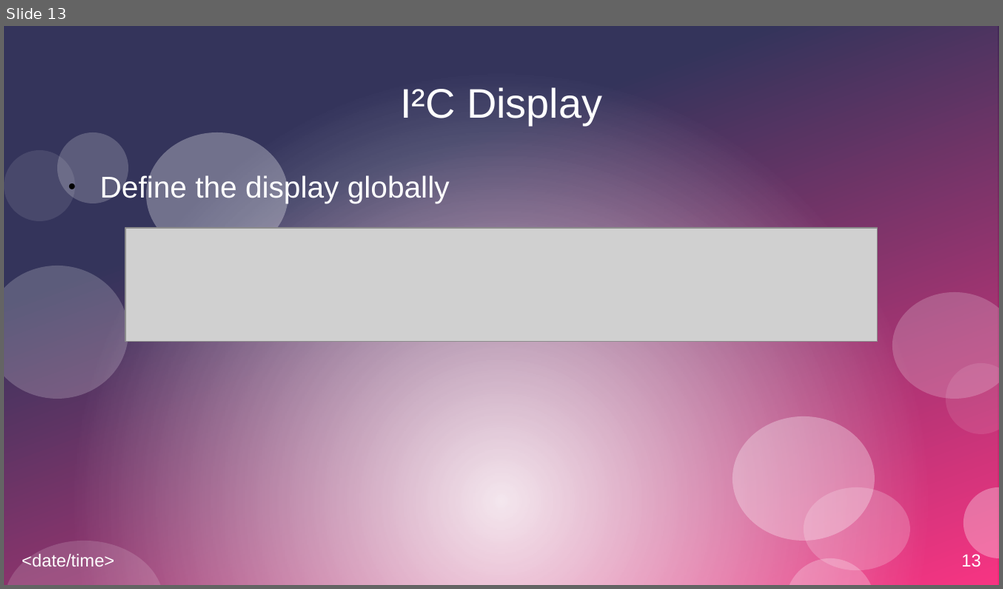
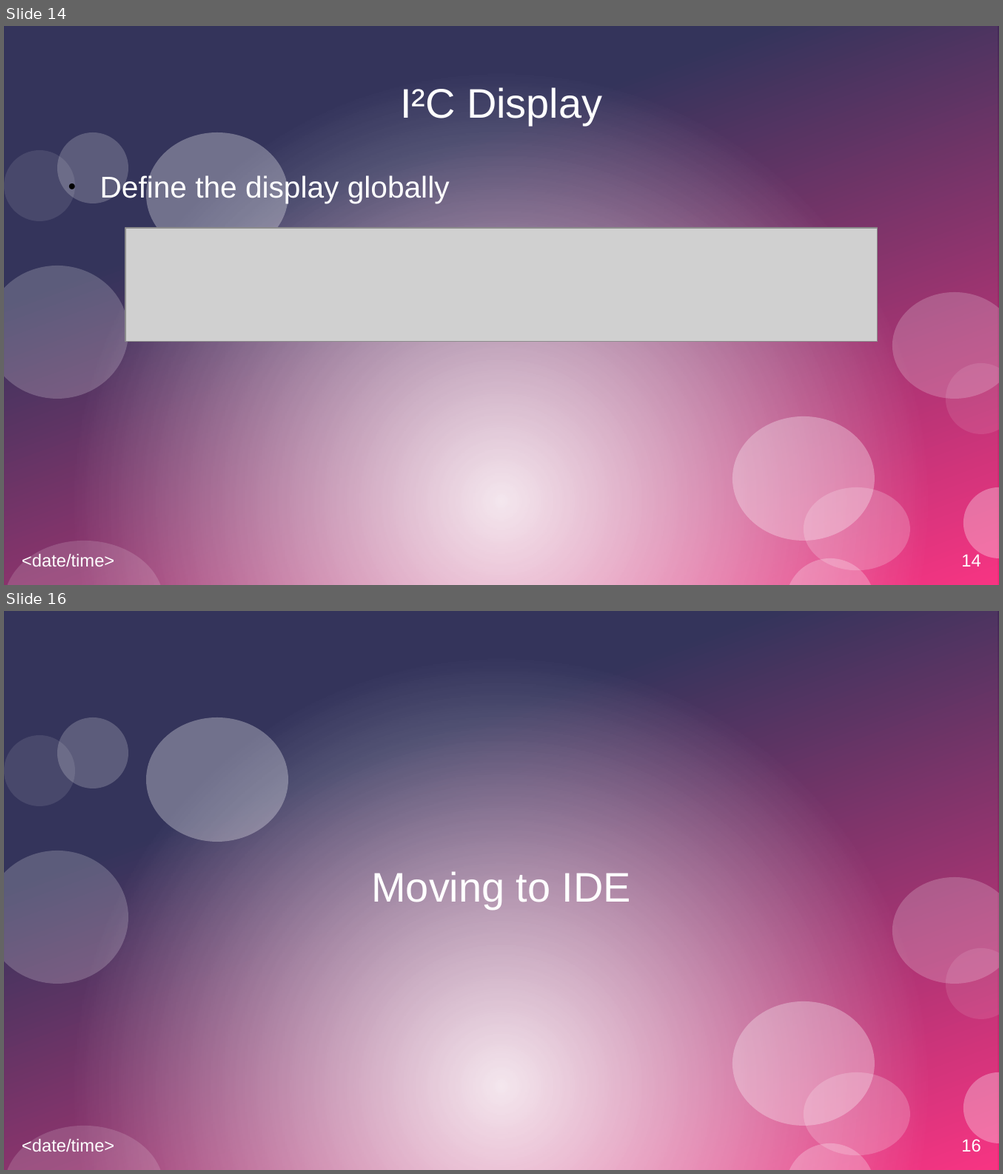
Before and after one commit to sevsev9/iot-workshop-0123, a slide deck: Presentation.odp. Shown one above the other, each under a label of ours: slide 13 before the commit, slides 14 and 16 after it; the slides between them are not shown. The pictures are 1003x589 and 1003x1174 pixels, drawn with LibreOffice and Linux fonts; fonts in the diff are those of the drawing; grey boxes stand for pictures. Boxes give left, top, right and bottom in pixels: in the first picture for what was removed or moved away, otherwise in the second. Text is boxed around its words. In the diff, an @@ line names an element or a change of style, - is before the commit and + after.

```diff
--- a/Presentation.odp
+++ b/Presentation.odp
@@ slide 16 added at <box>4,611,999,1170</box>, background #FFFFFF; not listed: 15 template elements that a slide beside it also shows @@
@@ title added at <box>371,871,631,909</box>, 33 pt, text #FFFFFF @@
+Moving to IDE
@@ what was slide 13 is now slide 14 @@
@@ page number at <box>961,553,980,567</box>: text changed @@
-13
+14
```
Also in this commit, not shown: 2 slides changed, 1 other slide added, 4 other files.
